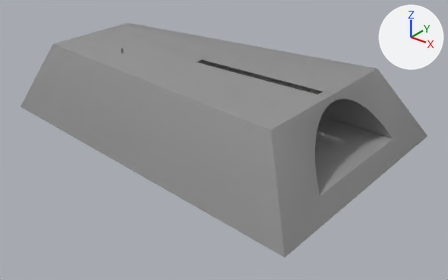
Before and after pictures for a commit that changed the glTF model Assets/Launch_Pad/Launch_Pad.glb.
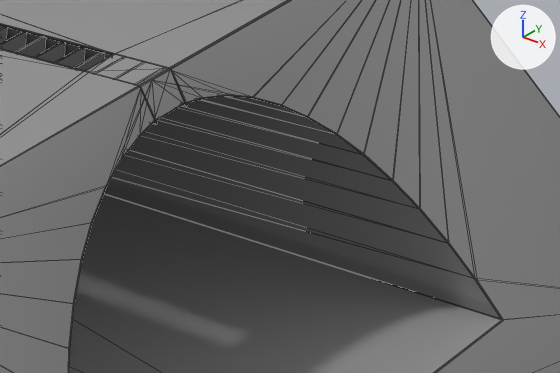
Old and new are each drawn whole from a 50 mm camera at (220.0, -248.0, 132.0) aimed at (20.0, 1.0, -23.0) and again close up on the part from 68% to 90% of the width and 29% to 53% of the height. Arrows for +X, +Y and +Z are at upper right; the lights stay in place. The close-ups show mesh edges as thin lines. Objects named as collision shapes, trigger or cutter boxes, shadow casters or lower levels of detail are left out. Where no turn or scale is listed for an object, it has been applied to the vertices.

The first close-up shows 'Launch_Landing_Pad_LOD0', 'Launch_Landing_Pad_Main'.
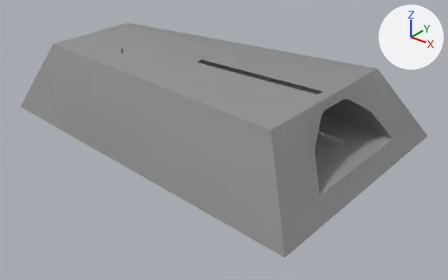
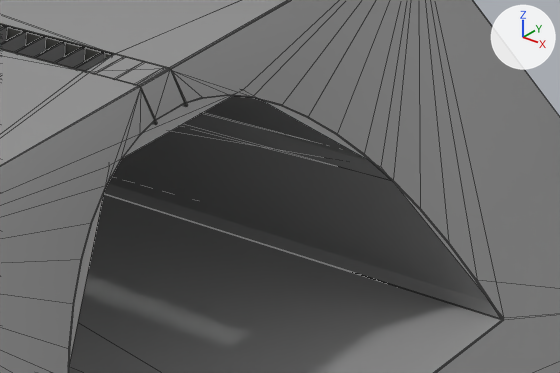
Pixel boxes (x1, y1, x2, y2) of what changed, in the close-ups (560 x 373 px):
'Launch_Landing_Pad_Main', reshaped
    both: (0, 0, 560, 373)
'Launch_Landing_Pad_LOD0', reshaped
    before: (0, 0, 540, 373)
    after: (0, 0, 560, 373)

The change in detail:
Object 'Launch_Landing_Pad_Main' (ob_launch_landing_pad_main) now shows me_plane_004 instead of me_plane_001.
Object 'Launch_Landing_Pad_LOD0' (ob_launch_landing_pad_lod0) now shows me_plane_001 instead of me_plane_002.
